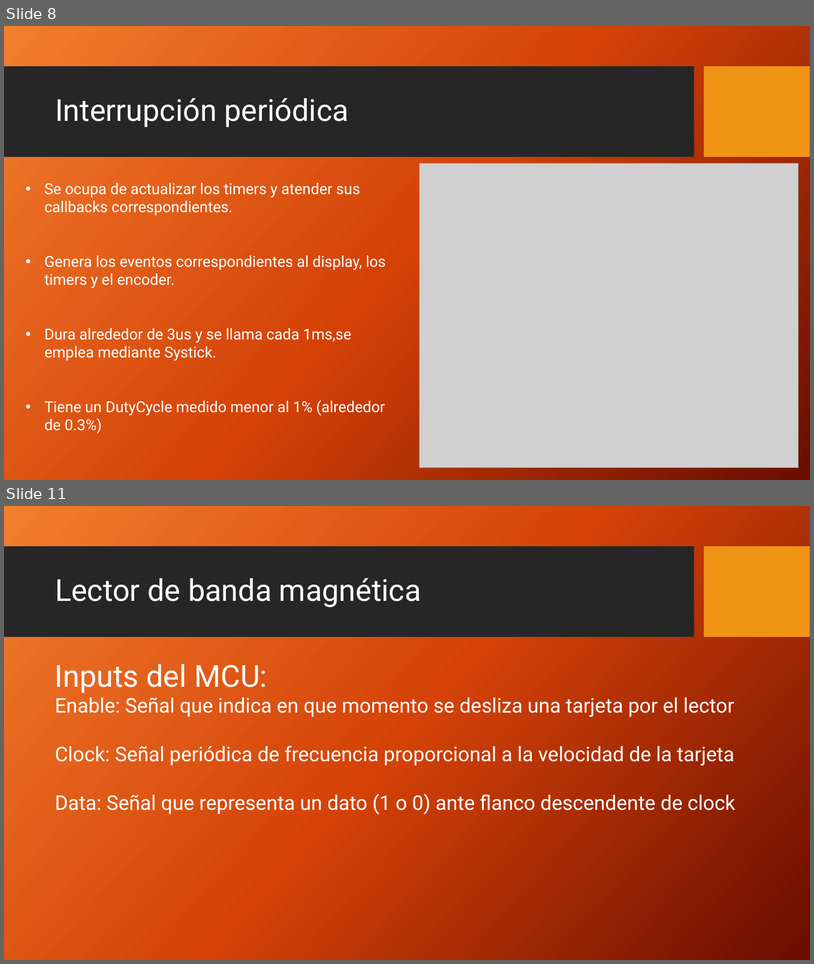
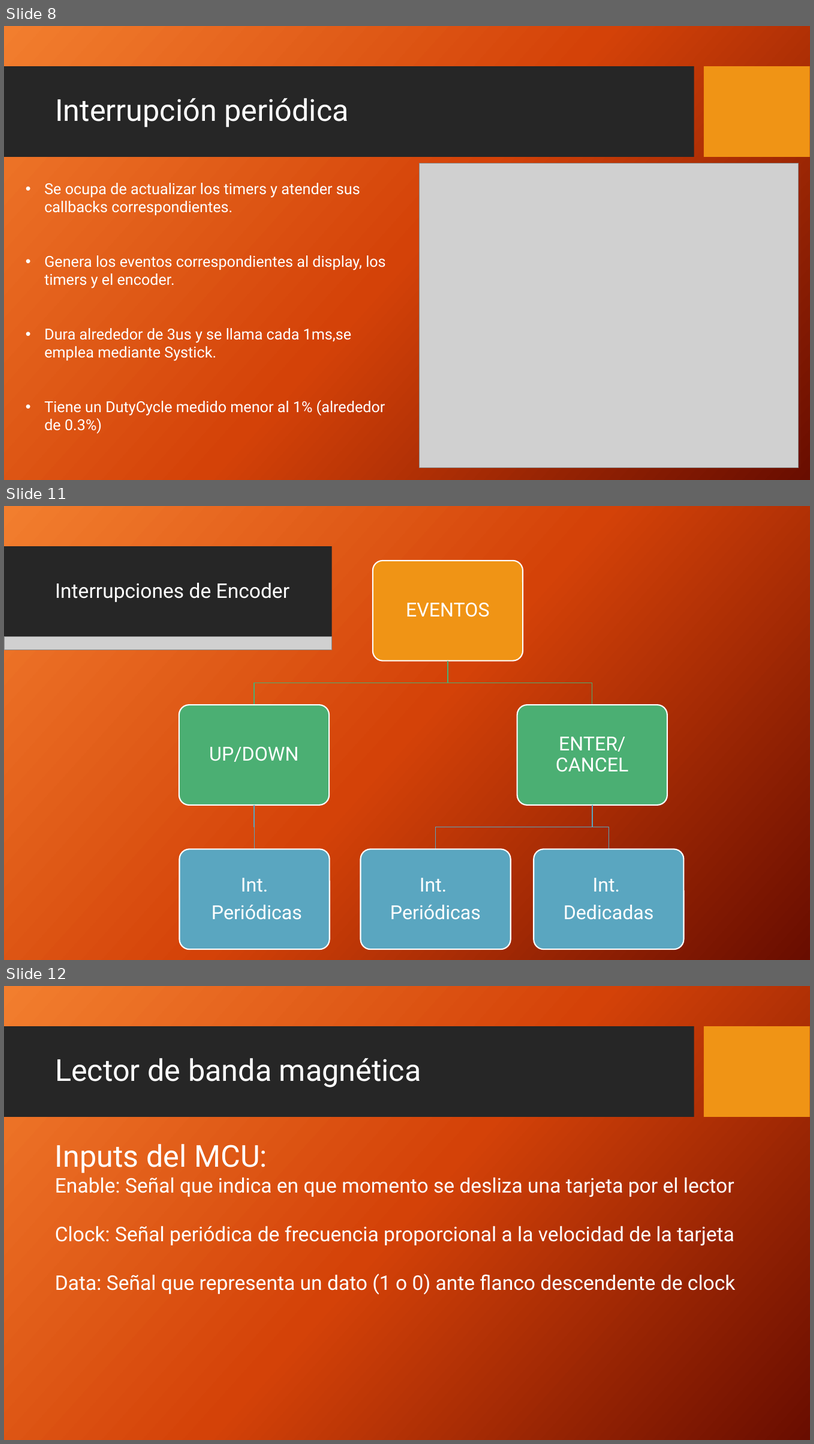
Before and after one commit to mlarroque/TP1-LABmicros, a slide deck: Control de Acceso.pptx. Shown one above the other, each under a label of ours: slides 8 and 11 before the commit, slides 8, 11 and 12 after it; the slides between them are not shown. The pictures are 814x964 and 814x1444 pixels, drawn with LibreOffice and Linux fonts; fonts in the diff are those of the drawing; grey boxes stand for pictures; background and template pictures are left out. Boxes give left, top, right and bottom in pixels: in the first picture for what was removed or moved away, otherwise in the second. Text is boxed around its words. In the diff, an @@ line names an element or a change of style, - is before the commit and + after.

Commit message:
ppt encoder terminado?

```diff
--- a/Control de Acceso.pptx
+++ b/Control de Acceso.pptx
@@ slide 11 added at [4, 506, 810, 960], background picture (left out); not listed: 2 template elements that a slide beside it also shows @@
@@ rectangle added at [4, 506, 810, 960], fill gradient #F18031 to #D54209 to #6A0D00 @@
@@ rectangle added at [4, 547, 332, 637], fill #262626 @@
@@ title added at [55, 582, 290, 602], 24 pt, text #FFFFFF @@
+Interrupciones de Encoder
@@ picture added at [4, 636, 332, 649] @@
@@ group added at [179, 561, 684, 949]: 6 rounded rectangles, 6 texts, 5 freeform shapes @@
+EVENTOS
+UP/DOWN
+Int.
+Periódicas
+ENTER/CANCEL
+Int.
+Periódicas
+Int.
+Dedicadas
@@ what was slide 11 is now slide 12 @@
```
Also in this commit, not shown: 2 slides changed, 2 other files.
